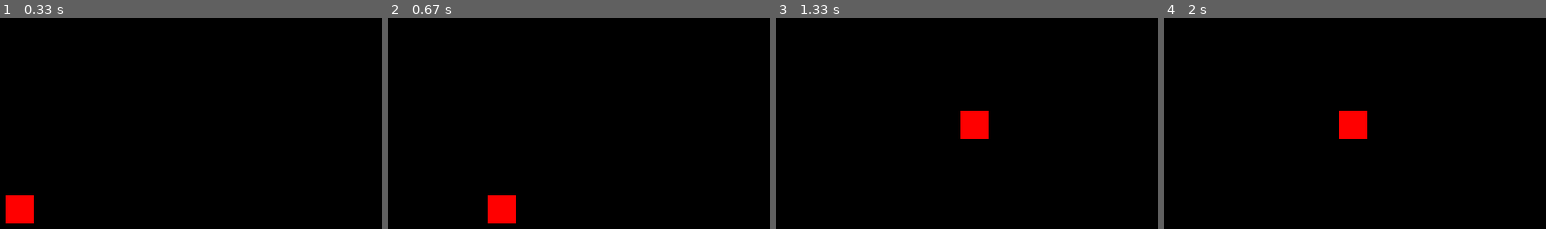
Above: before the commit, frames 1-4 (left to right).
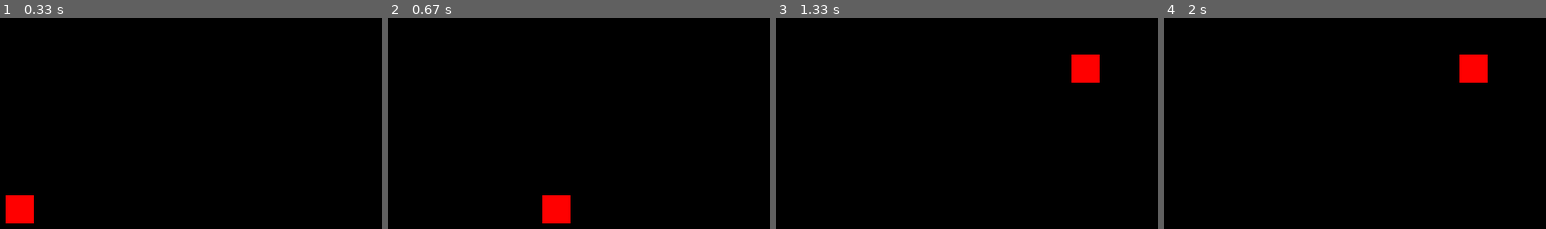
Above: after the commit, the same moments.

Repository: Equipe-Rocket-ES2024/PSA
Game: pygame game, started from main.py
Two runs of this game, one before a commit and one after it. Both use one fixed random seed, a clock stepped at 60 frames per second and the inputs below.
Inputs:
- Up to frame 1 (0.33 s): no input
- Up to frame 2 (0.67 s): hold Right from 0.33 s (still down)
- Up to frame 3 (1.33 s): release Right at 0.8 s; hold Up 0.83-1.13 s; hold Right from 1.17 s (still down)
- Up to frame 4 (2 s): release Right at 1.63 s; hold Left from 1.67 s (still down)

Frame 1 is identical in both runs. In frame 2, 2.0% of the frame differs, in the area x 26-48%, y 84-98%; in frame 3, 2.0%; in frame 4, 2.0%.

Commit message:
Alterando classes; Calculo de velocidade;

Diff:
--- a/game.py
+++ /dev/null
@@ -1,48 +0,0 @@
-import pygame
-
-# pygame setup
-pygame.display.init()
-screen = pygame.display.set_mode((1280, 720))
-clock = pygame.time.Clock()
-running = True
-
-player_pos = pygame.Vector2(screen.get_width() / 2, screen.get_height() / 2)
-player_size = 30  # tamanho do quadrado
-player_speed = 5  # velocidade do movimento
-
-player_pos2 = pygame.Vector2(screen.get_width() / 3, screen.get_height() / 3)
-
-while running:
-    # poll for events
-    # pygame.QUIT event means the user clicked X to close your window
-    for event in pygame.event.get():
-        if event.type == quit:
-            running = False
-
-    # Obter as teclas pressionadas
-    keys = pygame.key.get_pressed()
-
-    # Atualizar a posição do jogador com base nas teclas pressionadas
-    player_pos.x += (keys[pygame.K_RIGHT] - keys[pygame.K_LEFT]) * player_speed
-    player_pos.y += (keys[pygame.K_DOWN] - keys[pygame.K_UP]) * player_speed
-
-    player_pos2.x += (keys[pygame.K_d] - keys[pygame.K_a]) * player_speed
-    player_pos2.y += (keys[pygame.K_s] - keys[pygame.K_w]) * player_speed
-
-    # Tema de fundo
-    screen.fill("black")
-
-    # Desenhar o quadrado na tela
-    pygame.draw.rect(screen, (255, 0, 0), (player_pos.x,
-                     player_pos.y, player_size, player_size))
-
-    pygame.draw.rect(screen, (255, 255, 255), (player_pos2.x,
-                     player_pos2.y, player_size, player_size))
-
-    # Atualizar a tela
-    pygame.display.flip()
-
-    # Definir a taxa de quadros por segundo
-    clock.tick(60)
-
-pygame.display.quit()
--- a/src/main.py
+++ b/main.py
@@ -1,5 +1,4 @@
-from game.game import Game
-
+from src.game.game import Game
 
 if __name__ == "__main__":
     game = Game()
--- a/src/entities/spaceship.py
+++ /dev/null
@@ -1,10 +0,0 @@
-import pygame
-
-class Spaceship:
-
-    def __init__(self, screen):
-        self.screen = screen
-        self.position = pygame.Vector2(
-            self.screen.get_width() / 2, self.screen.get_height() / 2)
-        self.size = 30
-        self.speed = 5
--- /dev/null
+++ b/src/entities/spaceship/spaceship.py
@@ -0,0 +1,13 @@
+from pygame import Surface
+import pygame
+from src.lib.vector.vector import Vector
+
+
+class Spaceship():
+
+    def __init__(self, screen: Surface, position: Vector):
+        self._screen: Surface = screen
+        self._position = pygame.Vector2(
+            self._screen.get_width() / 2, self._screen.get_height() / 2)
+        self._size = 30
+        self._speed = 0.5
--- a/src/game/game.py
+++ b/src/game/game.py
@@ -1,6 +1,6 @@
 import pygame
-from config.setup import Setup
-from entities.spaceship import Spaceship
+from src.entities.spaceship.spaceship import Spaceship
+from src.config.setup import Setup
 from pygame.locals import (
     K_UP,
     K_DOWN,
@@ -11,41 +11,53 @@
     KEYDOWN
 )
 
+
 class Game:
 
     def __init__(self):
-        pygame.init()
+        pygame.display.init()
         self.setup = Setup()
         self.running = True
         self.screen = self.setup.screen
-        self.spaceship = Spaceship(self.screen)
+        self.spaceship = Spaceship(self.screen, None)
 
     def run_game(self):
         clock = pygame.time.Clock()
 
         while self.running:
+
             for event in pygame.event.get():
                 if event.type == QUIT:
                     self.running = False
+                    pygame.quit()
+                    break
+
                 elif event.type == KEYDOWN:
                     if event.key == K_ESCAPE:
                         self.running = False
+                        pygame.quit()
+
+            if self.running == False:
+                break
 
             keys = pygame.key.get_pressed()
 
-            self.spaceship.position.x += (keys[K_RIGHT] - keys[K_LEFT]) * self.spaceship.speed
+            dt = clock.tick(60)
 
-            self.spaceship.position.y += (keys[K_DOWN] - keys[K_UP]) * self.spaceship.speed
+            # ALTERAR O CALCULO DE VELOCIDADE
+            self.spaceship._position.x += (keys[K_RIGHT] - keys[K_LEFT]) * self.spaceship._speed * dt
+            self.spaceship._position.y += (keys[K_DOWN] - keys[K_UP]) * \
+                self.spaceship._speed * dt
 
             self.screen.fill("black")
 
             pygame.draw.rect(
                 self.screen, (255, 0, 0),
-                (self.spaceship.position.x,self.spaceship.position.y, self.spaceship.size, self.spaceship.size)
+                (self.spaceship._position.x,self.spaceship._position.y, self.spaceship._size, self.spaceship._size)
             )
 
             pygame.display.flip()
 
-            clock.tick(60)
+
 
         pygame.display.quit()
--- /dev/null
+++ b/src/lib/object/object.py
@@ -0,0 +1,8 @@
+from lib.vector.vector import Vector
+
+class Object:
+
+    def __init__(self):
+        self.sprite: str = None
+        self.position: Vector = None
+        self.velocity: Vector = None
--- /dev/null
+++ b/src/lib/vector/vector.py
@@ -0,0 +1,22 @@
+from typing import Tuple
+
+class Vector:
+
+    def __init__(self) -> None:
+        self.position_x: int = 0
+        self.position_y: int = 0
+
+    def set_position_x(self, position) -> None:
+        self.position_x = position
+
+    def get_position_x(self) -> int:
+        return self.position_x
+
+    def set_position_y(self, position) -> None:
+        self.position_y = position
+
+    def get_position_y(self) -> int:
+        return self.position_y
+
+    def get_final_position(self) -> Tuple[int]:
+        return (self.position_x, self.position_y)
Empty file added: src/entities/spaceship/__init__.py
Empty file added: src/lib/__init__.py
Empty file added: src/lib/object/__init__.py
Empty file added: src/lib/vector/__init__.py
Not shown, added: .gitignore
Not shown, added: .pylintrc
